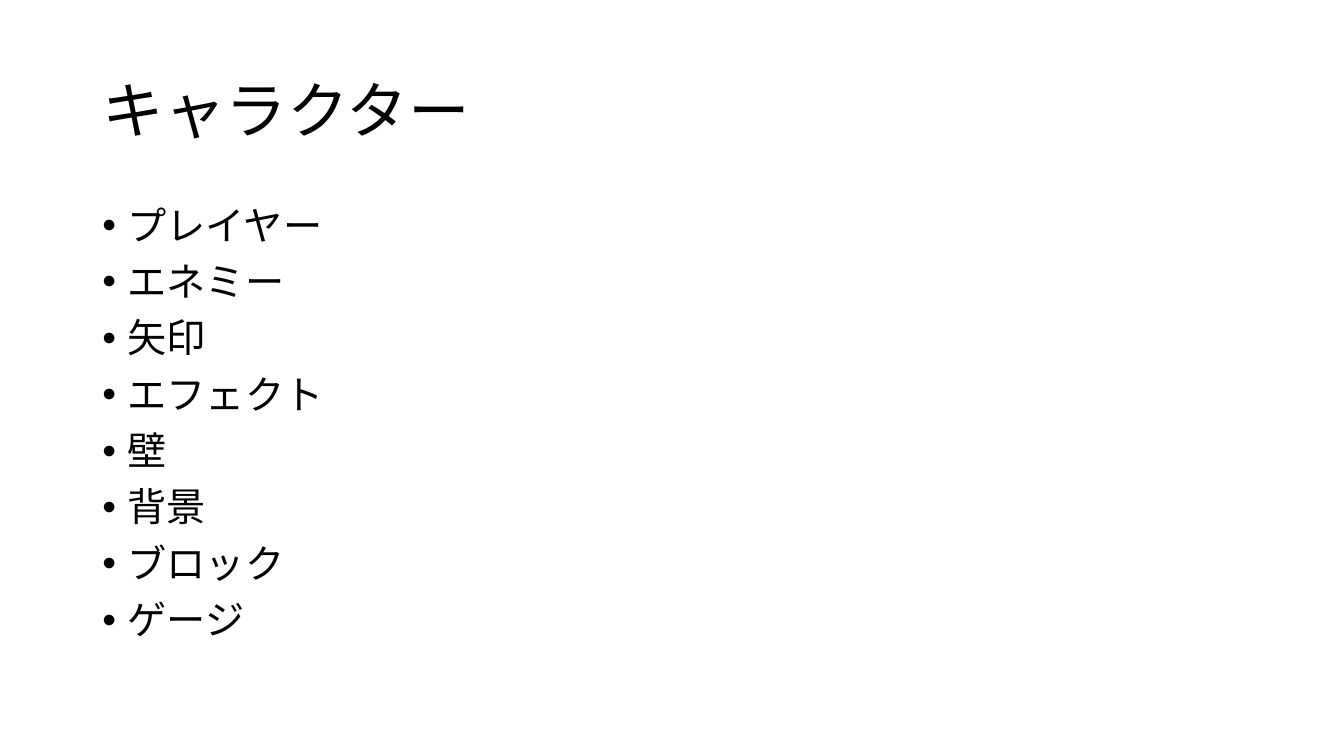
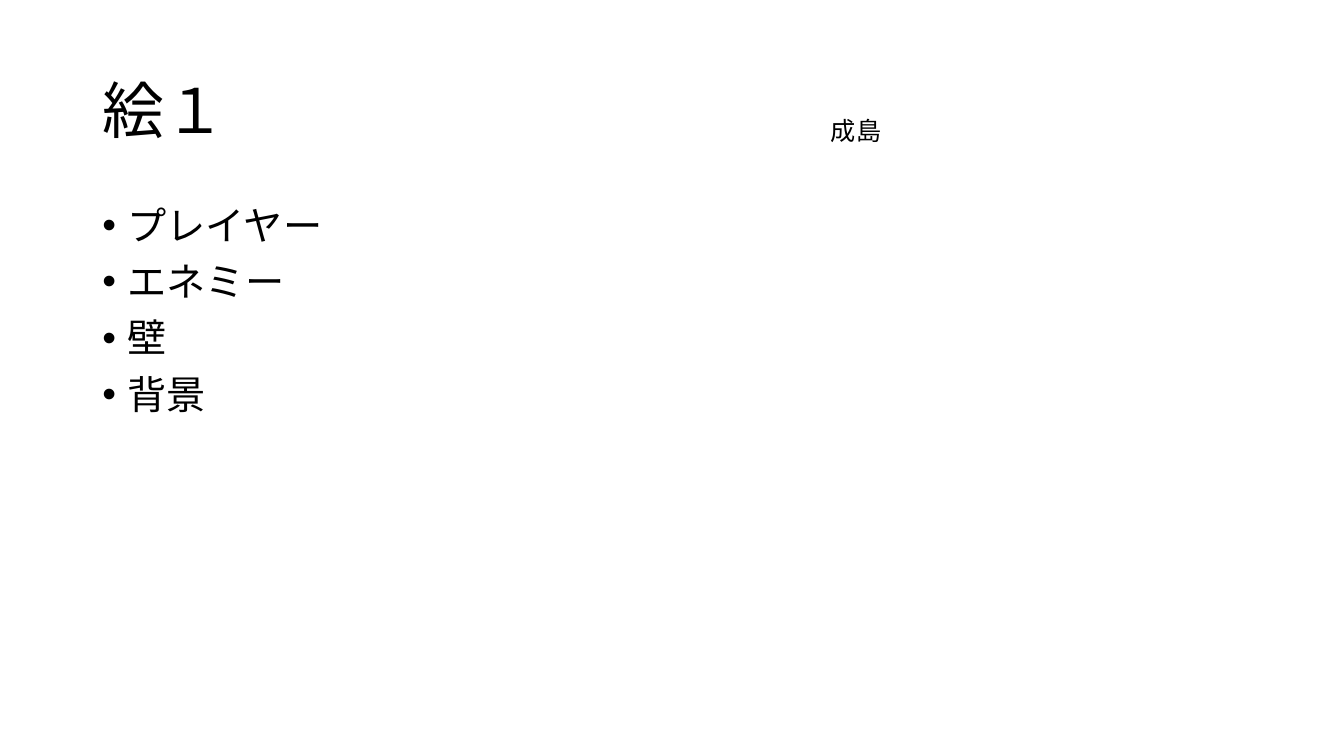
Before and after one commit to yuzasan/I_team2, a slide deck: slide 10 of モンスト(仮)仕様書.pptx (slide 9 before the commit). Drawn at 1344x756 pixels with LibreOffice and Linux fonts; fonts in the diff are those of the drawing. Boxes give left, top, right and bottom in pixels: in the first picture for what was removed or moved away, otherwise in the second. Text is boxed around its words. In the diff, an @@ line names an element or a change of style, - is before the commit and + after.

```diff
--- a/モンスト(仮)仕様書.pptx
+++ b/モンスト(仮)仕様書.pptx
@@ title at [102, 81, 225, 138]: text changed @@
-キャラクター
+絵１
@@ text added at [831, 118, 881, 142], 18 pt, text #000000 @@
+成島
@@ text at [128, 319, 324, 411]: paragraphs removed @@
-• 矢印
-• エフェクト
@@ text at [128, 544, 285, 636]: paragraphs removed @@
-• ブロック
-• ゲージ
```
Also in this commit, not shown: 6 other slides changed, 1 slide added.
